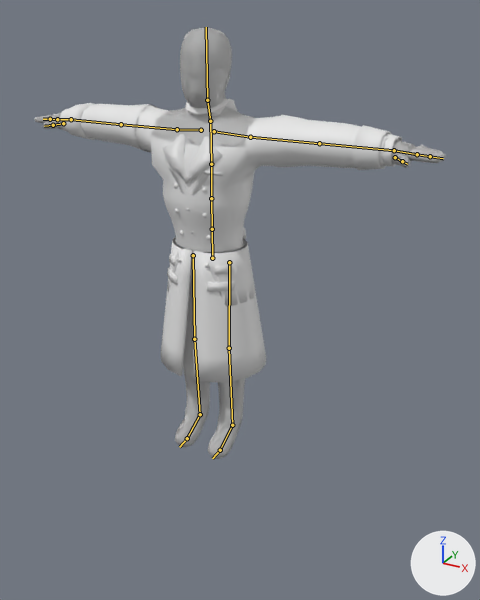
Before and after pictures for a commit that changed the Blender file assets/characters/sailor/sailor.blend.
Before and after are seen from a 50 mm lens placed at (1.39, -2.26, 1.9), pointed at (0.21, -0.12, 0.82). Every picture has the same lights, and +X, +Y and +Z are marked at lower right. The first picture is the older version. The bones that bend it are drawn over the model as lines.

Objects in the first picture: 'Greatcoat', 'GreatcoatArms', 'Jacket', 'JacketArms', 'Jersey', 'JerseyArms'.
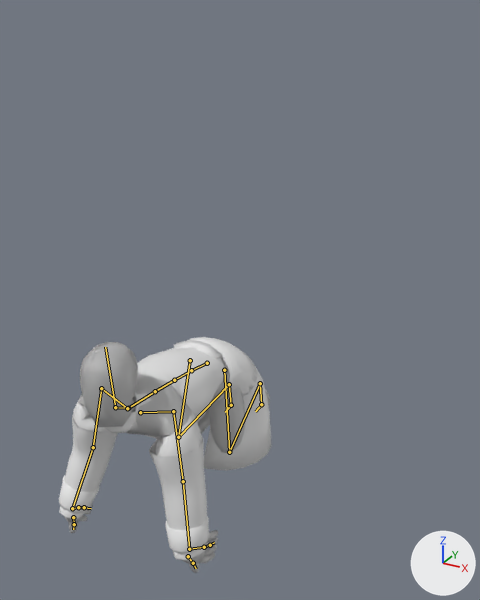
The newer file adds an action. The first version stands in its rest pose; the second is drawn at frame 5 of the action 'crawl-loop'.

Boxes [x1, y1, x2, y2] around the edits, measured in the pictures (480 x 600 px):
'Greatcoat', posed (51% narrower, 45% shorter): before [35, 27, 445, 459]; after [70, 337, 272, 573]
'GreatcoatArms', posed: before [65, 103, 391, 170]; after [59, 415, 210, 553]
'Jersey', posed: before [185, 99, 238, 264]; after [67, 342, 270, 564]
'Jacket', posed: before [165, 105, 256, 306]; after [150, 337, 257, 438]
'JacketArms', posed (62% narrower, 176% taller): before [35, 113, 446, 167]; after [61, 422, 218, 573]
'JerseyArms', posed: before [59, 109, 402, 166]; after [59, 426, 206, 560]
bone 'pelvis', root to tip: before (212, 258) to (212, 229); after (207, 363) to (191, 370)
bone 'spine_01', root to tip: before (212, 229) to (211, 198); after (191, 370) to (174, 380)
bone 'spine_02', root to tip: before (211, 198) to (211, 164); after (174, 380) to (155, 391)
bone 'neck', root to tip: before (210, 121) to (207, 100); after (128, 408) to (115, 407)
bone 'head', root to tip: before (207, 100) to (206, 27); after (115, 407) to (105, 347)
bone 'upperarm_l', root to tip: before (250, 137) to (319, 143); after (173, 411) to (183, 481)
bone 'lowerarm_l', root to tip: before (319, 143) to (394, 150); after (183, 481) to (189, 549)
bone 'hand_l', root to tip: before (394, 150) to (417, 154); after (189, 549) to (204, 547)
bone 'fingers_l', root to tip: before (417, 154) to (430, 156); after (204, 547) to (210, 545)
bone 'fingertips_l', root to tip: before (430, 156) to (443, 158); after (210, 545) to (214, 542)
bone 'upperarm_r', root to tip: before (177, 129) to (121, 124); after (101, 388) to (93, 447)
bone 'lowerarm_r', root to tip: before (121, 124) to (71, 119); after (93, 447) to (72, 508)
bone 'hand_r', root to tip: before (71, 119) to (57, 119); after (72, 508) to (78, 507)
bone 'fingers_r', root to tip: before (57, 119) to (50, 119); after (78, 507) to (84, 507)
bone 'fingertips_r', root to tip: before (50, 119) to (43, 119); after (84, 507) to (91, 508)
bone 'thigh_l', root to tip: before (229, 262) to (229, 348); after (224, 370) to (229, 452)
bone 'calf_l', root to tip: before (229, 348) to (232, 425); after (229, 452) to (260, 383)
bone 'foot_l', root to tip: before (232, 425) to (220, 450); after (260, 383) to (261, 404)
bone 'toe_l', root to tip: before (220, 450) to (212, 458); after (261, 404) to (255, 411)
bone 'thigh_r', root to tip: before (193, 255) to (194, 339); after (190, 360) to (178, 437)
bone 'calf_r', root to tip: before (194, 339) to (200, 414); after (178, 437) to (229, 384)
bone 'foot_r', root to tip: before (200, 414) to (187, 438); after (229, 384) to (231, 405)
bone 'toe_r', root to tip: before (187, 438) to (179, 447); after (231, 405) to (225, 412)

What the commit changed:
Bone 'pelvis' (bone_pelvis) moves from (0.0, 0.0, 0.0) to (0.0, -0.48, 0.06).
Bone 'pelvis' (bone_pelvis) turns from (0, 0, 0) to (78, 0, 0) degrees about its own x, y and z.
Bone 'spine_01' (bone_spine_01) turns from (0, 0, 0) to (4, 0, 0) degrees about its own x, y and z.
Bone 'spine_02' (bone_spine_02) turns from (0, 0, 0) to (2, 0, 0) degrees about its own x, y and z.
Bone 'neck' (bone_neck) turns from (0, 0, 0) to (-39, 0, 0) degrees about its own x, y and z.
Bone 'head' (bone_head) turns from (0, 0, 0) to (-40, 0, 0) degrees about its own x, y and z.
Bone 'upperarm_l' (bone_upperarm_l) turns from (0, 0, 0) to (90, -10, -90) degrees about its own x, y and z.
Bone 'lowerarm_l' (bone_lowerarm_l) turns from (0, 0, 0) to (4, 19, 1) degrees about its own x, y and z.
Bone 'hand_l' (bone_hand_l) turns from (0, 0, 0) to (-70, -3, 2) degrees about its own x, y and z.
Bone 'fingers_l' (bone_fingers_l) turns from (0, 0, 0) to (0, 0, -15) degrees about its own x, y and z.
Bone 'fingertips_l' (bone_fingertips_l) turns from (0, 0, 0) to (0, 0, -10) degrees about its own x, y and z.
Bone 'upperarm_r' (bone_upperarm_r) turns from (0, 0, 0) to (90, 10, 90) degrees about its own x, y and z.
Bone 'lowerarm_r' (bone_lowerarm_r) turns from (0, 0, 0) to (16, -16, -5) degrees about its own x, y and z.
Bone 'hand_r' (bone_hand_r) turns from (0, 0, 0) to (-70, 3, -2) degrees about its own x, y and z.
Bone 'fingers_r' (bone_fingers_r) turns from (0, 0, 0) to (0, 0, 15) degrees about its own x, y and z.
Bone 'fingertips_r' (bone_fingertips_r) turns from (0, 0, 0) to (0, 0, 10) degrees about its own x, y and z.
Bone 'thigh_l' (bone_thigh_l) turns from (0, 0, 0) to (83, -7, -3) degrees about its own x, y and z.
Bone 'calf_l' (bone_calf_l) turns from (0, 0, 0) to (-69, 0, -180) degrees about its own x, y and z.
Bone 'foot_l' (bone_foot_l) turns from (0, 0, 0) to (-13, 4, 173) degrees about its own x, y and z.
Bone 'toe_l' (bone_toe_l) turns from (0, 0, 0) to (70, 0, 0) degrees about its own x, y and z.
Bone 'thigh_r' (bone_thigh_r) turns from (0, 0, 0) to (85, 6, 3) degrees about its own x, y and z.
Bone 'calf_r' (bone_calf_r) turns from (0, 0, 0) to (-75, 0, -180) degrees about its own x, y and z.
Bone 'foot_r' (bone_foot_r) turns from (0, 0, 0) to (-21, -3, -174) degrees about its own x, y and z.
Bone 'toe_r' (bone_toe_r) turns from (0, 0, 0) to (70, 0, 0) degrees about its own x, y and z.
